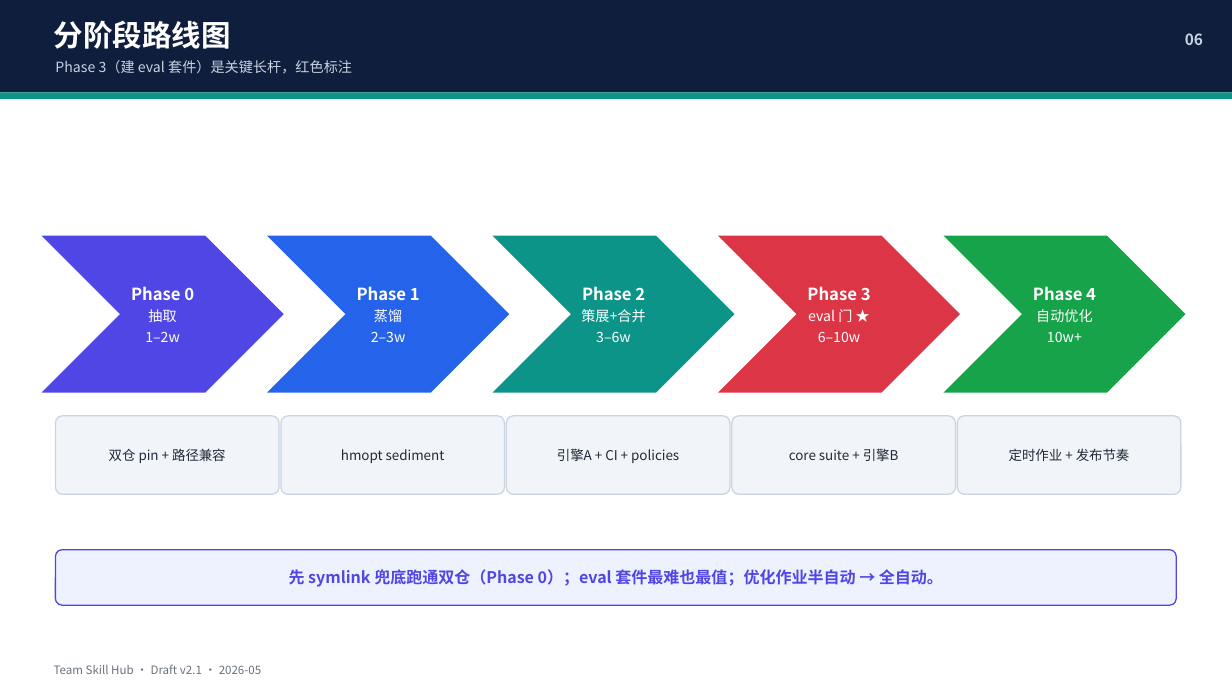
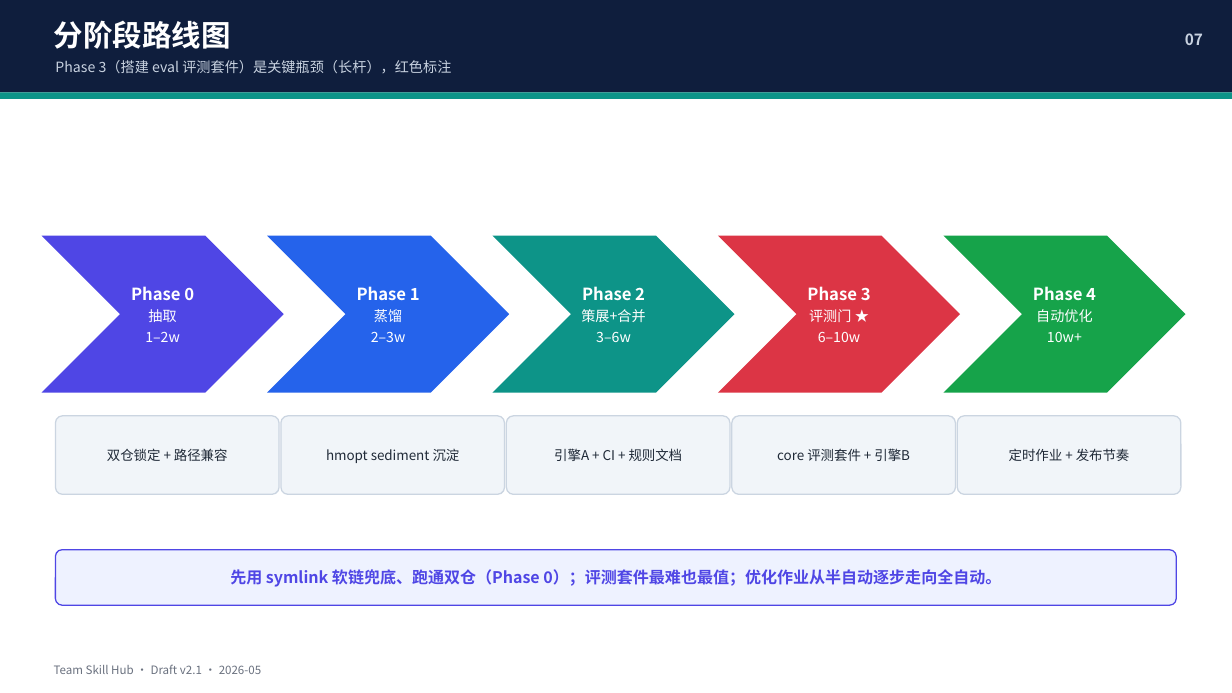
Before and after one commit to RyanSun1991/hm-kernel-llm-opt, a slide deck: slide 7 of docs/Team_Skill_Hub_Design_Slides.pptx (slide 6 before the commit). Drawn at 1232x693 pixels with LibreOffice and Linux fonts; fonts in the diff are those of the drawing. Boxes give left, top, right and bottom in pixels: in the first picture for what was removed or moved away, otherwise in the second. Text is boxed around its words. In the diff, an @@ line names an element or a change of style, - is before the commit and + after.

```diff
--- a/docs/Team_Skill_Hub_Design_Slides.pptx
+++ b/docs/Team_Skill_Hub_Design_Slides.pptx
@@ text at (1185, 33, 1203, 45): text changed @@
-06
+07
@@ text at (55, 60, 451, 73): text changed @@
-Phase 3（建 eval 套件）是关键长杆，红色标注
+Phase 3（搭建 eval 评测套件）是关键瓶颈（长杆），红色标注
@@ text in chevron at (809, 309, 851, 322): text changed @@
-eval 门 ★
+评测门 ★
@@ text in rounded rectangle at (107, 448, 228, 461): text changed @@
-双仓 pin + 路径兼容
+双仓锁定 + 路径兼容
@@ text in rounded rectangle at (326, 449, 460, 463): text changed @@
-hmopt sediment
+hmopt sediment 沉淀
@@ text in rounded rectangle at (554, 448, 683, 461): text changed @@
-引擎A + CI + policies
+引擎A + CI + 规则文档
@@ text in rounded rectangle at (777, 448, 910, 461): text changed @@
-core suite + 引擎B
+core 评测套件 + 引擎B
@@ text in rounded rectangle at (230, 569, 1001, 587): text changed @@
-先 symlink 兜底跑通双仓（Phase 0）；eval 套件最难也最值；优化作业半自动 → 全自动。
+先用 symlink 软链兜底、跑通双仓（Phase 0）；评测套件最难也最值；优化作业从半自动逐步走向全自动。
```
Also in this commit, not shown: 5 other slides changed, 1 slide added, 1 other file.
